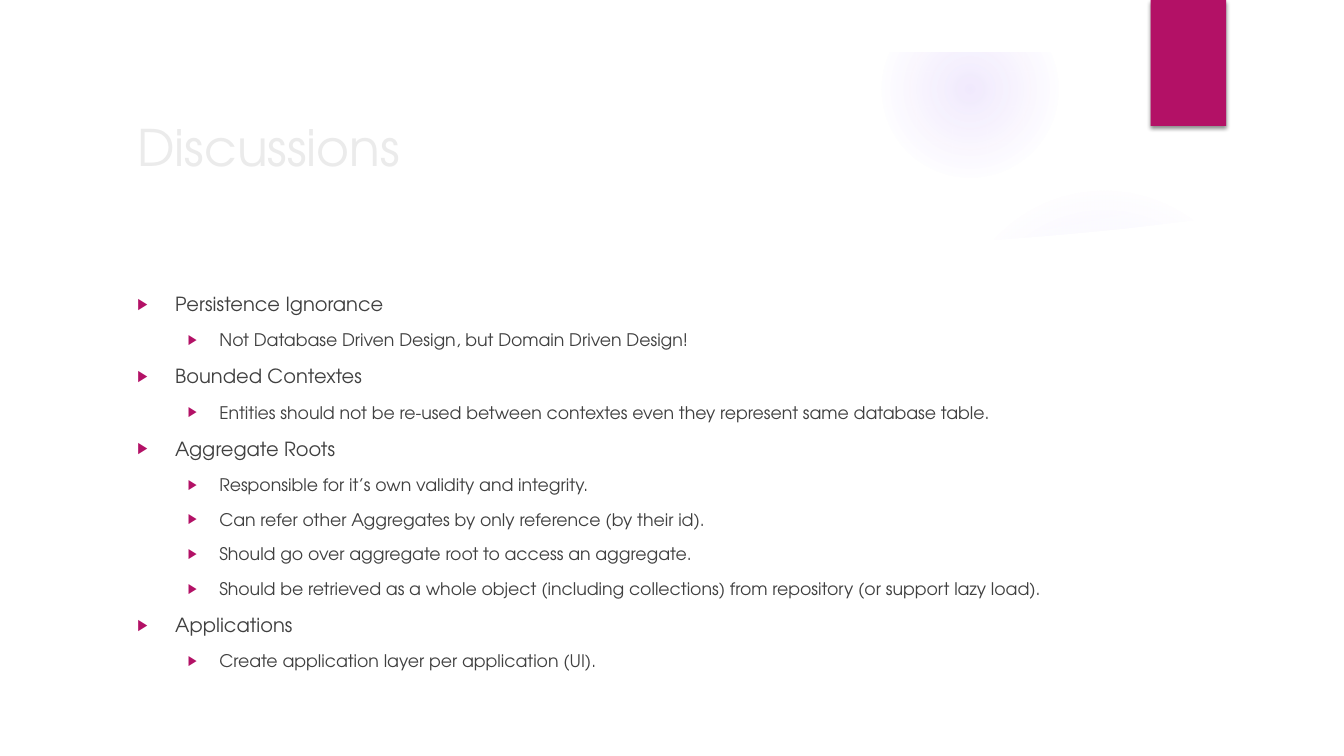
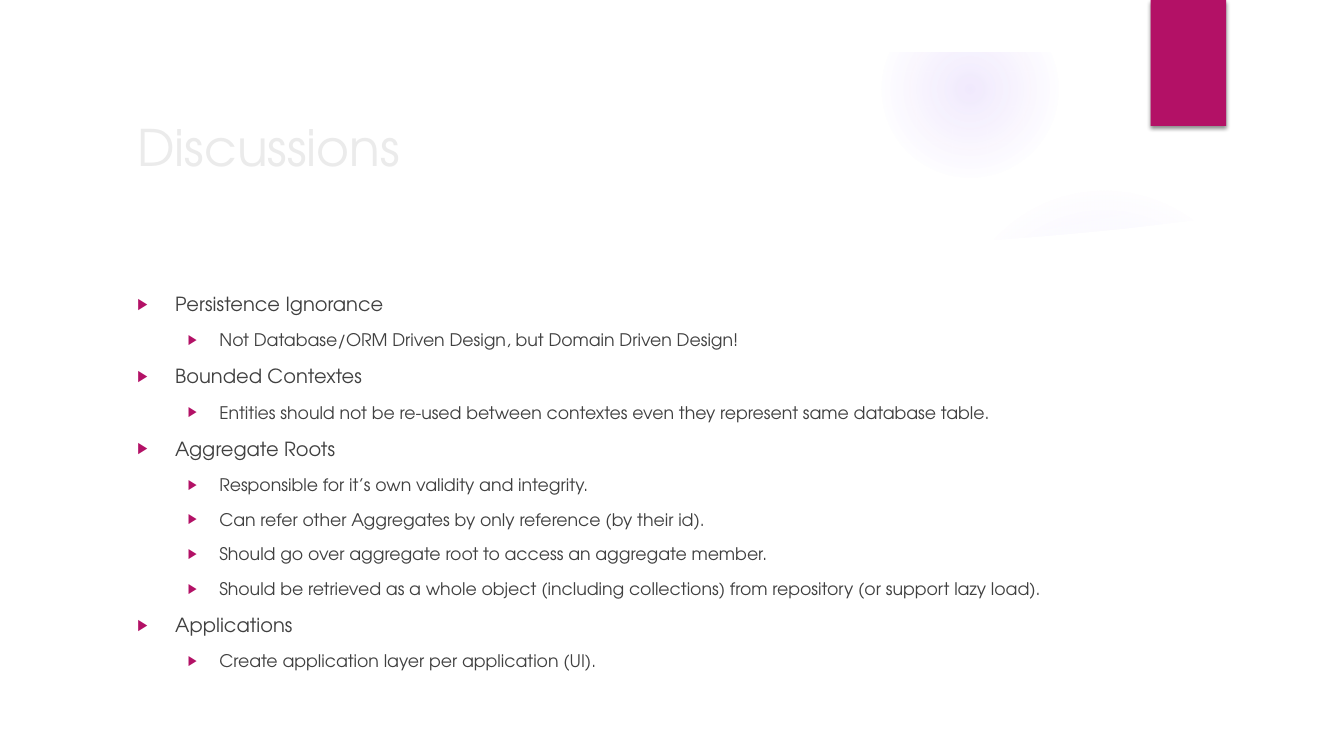
Before and after one commit to hikalkan/samples, a slide deck: slide 7 of DddDemo/doc/DomainDrivenDesign.pptx (slide 5 before the commit). Drawn at 1344x756 pixels with LibreOffice and Linux fonts; fonts in the diff are those of the drawing; background and template pictures are left out. Boxes give left, top, right and bottom in pixels: in the first picture for what was removed or moved away, otherwise in the second. Text is boxed around its words. In the diff, an @@ line names an element or a change of style, - is before the commit and + after.

```diff
--- a/DddDemo/doc/DomainDrivenDesign.pptx
+++ b/DddDemo/doc/DomainDrivenDesign.pptx
@@ text at <box>219,333,739,350</box>: text changed @@
-  ▶ Not Database Driven Design, but Domain Driven Design!
+  ▶ Not Database/ORM Driven Design, but Domain Driven Design!
@@ text at <box>219,547,768,564</box>: text changed @@
-  ▶ Should go over aggregate root to access an aggregate.
+  ▶ Should go over aggregate root to access an aggregate member.
```
Also in this commit, not shown: 4 other slides changed, 2 slides added, 1 slide removed.
